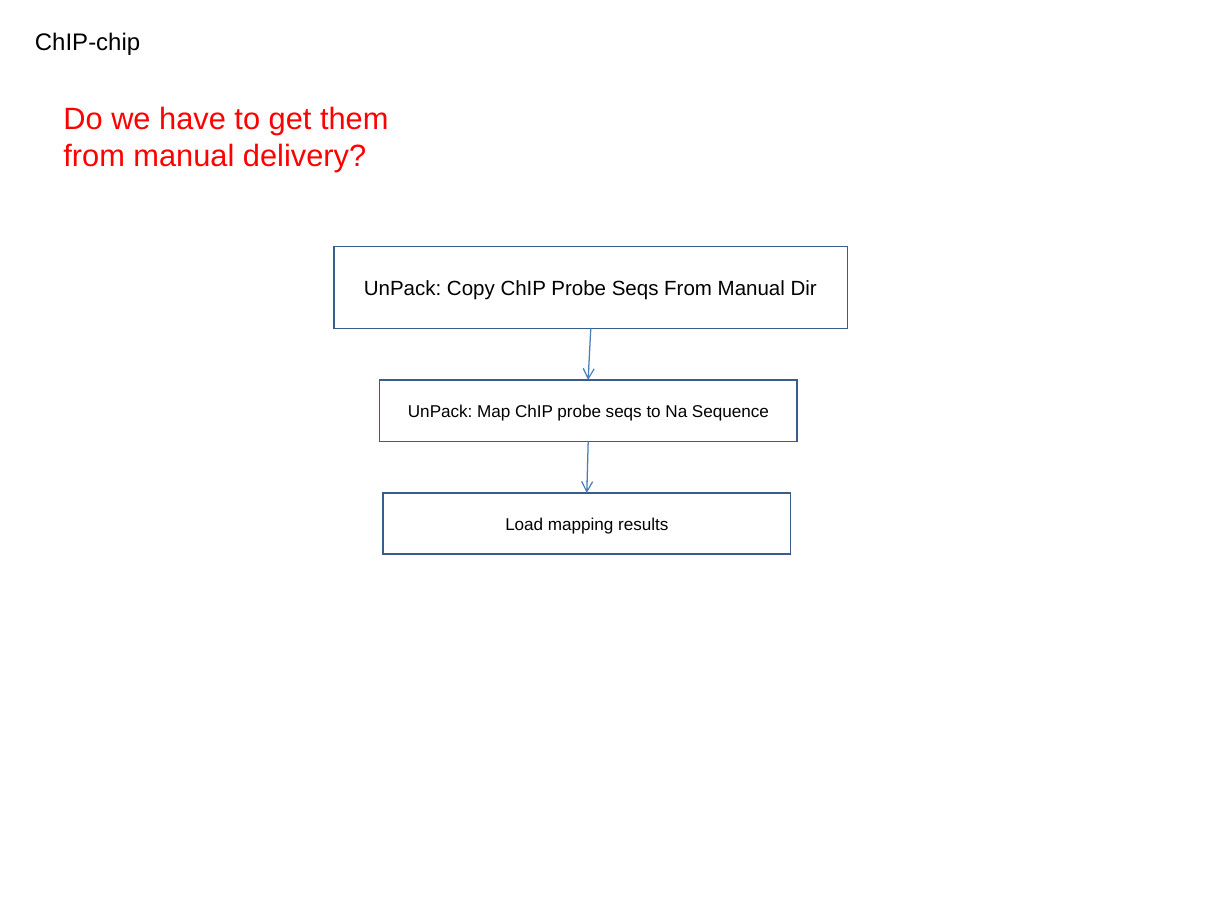
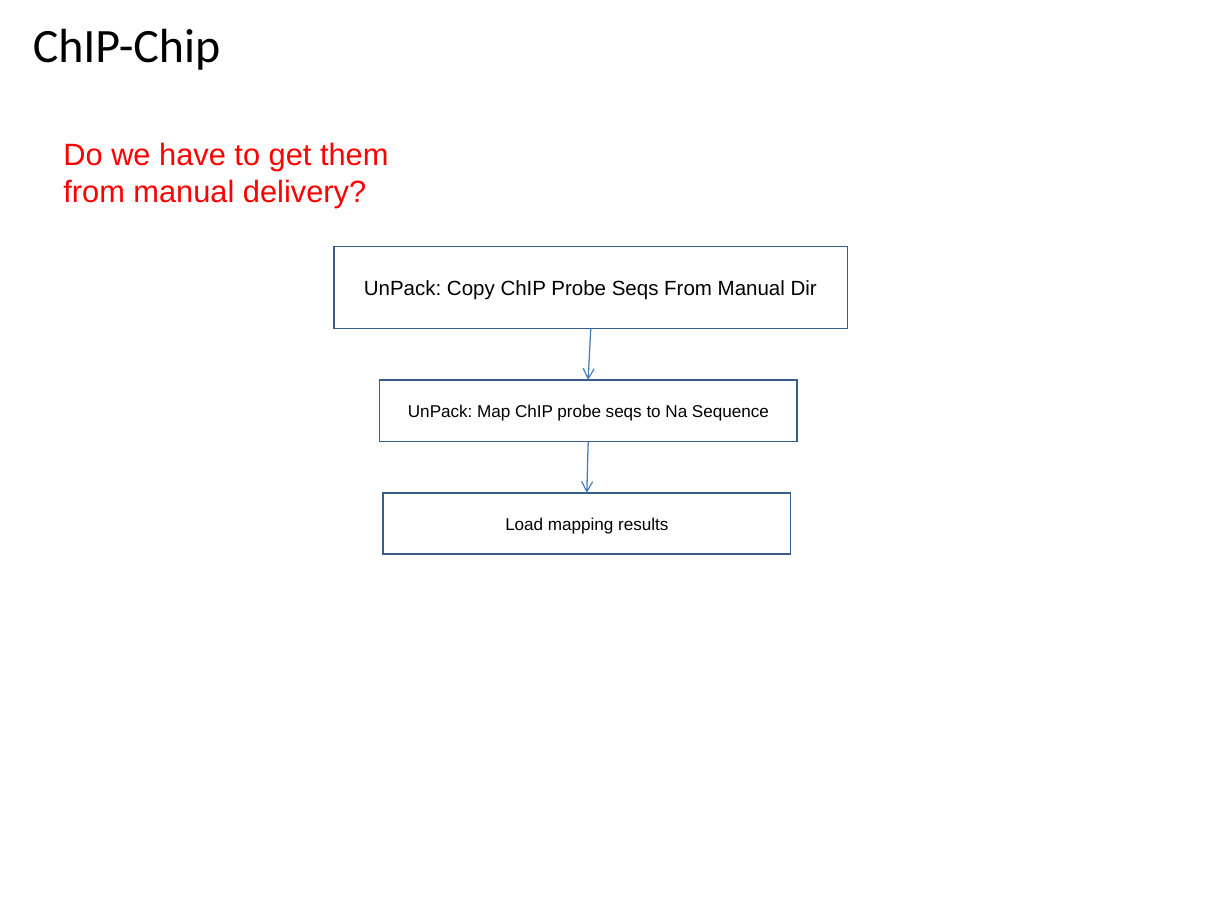
Before and after one commit to VEuPathDB/ApiCommonWorkflow, a slide deck: slide 27 of Main/doc/IntegratedWorkflow.ppt (slide 26 before the commit). Drawn at 1232x924 pixels with LibreOffice and Linux fonts; fonts in the diff are those of the drawing. Boxes give left, top, right and bottom in pixels: in the first picture for what was removed or moved away, otherwise in the second. Text is boxed around its words. In the diff, an @@ line names an element or a change of style, - is before the commit and + after.

```diff
--- a/Main/doc/IntegratedWorkflow.ppt
+++ b/Main/doc/IntegratedWorkflow.ppt
@@ title "ChIP-Chip" at bbox=[33, 28, 220, 70]: vertical alignment top to middle @@
@@ title at bbox=[33, 28, 220, 70]: text changed; size 14 to 28 pt; font Arial to Calibri @@
-ChIP-chip
+ChIP-Chip
@@ text "Do we have to get ...": place and size @@
-text "Do we have to get ..." at bbox=[63, 106, 388, 172]
+text "Do we have to get ..." at bbox=[63, 142, 388, 208]
```
Also in this commit, not shown: 29 other slides changed, 1 slide added.
